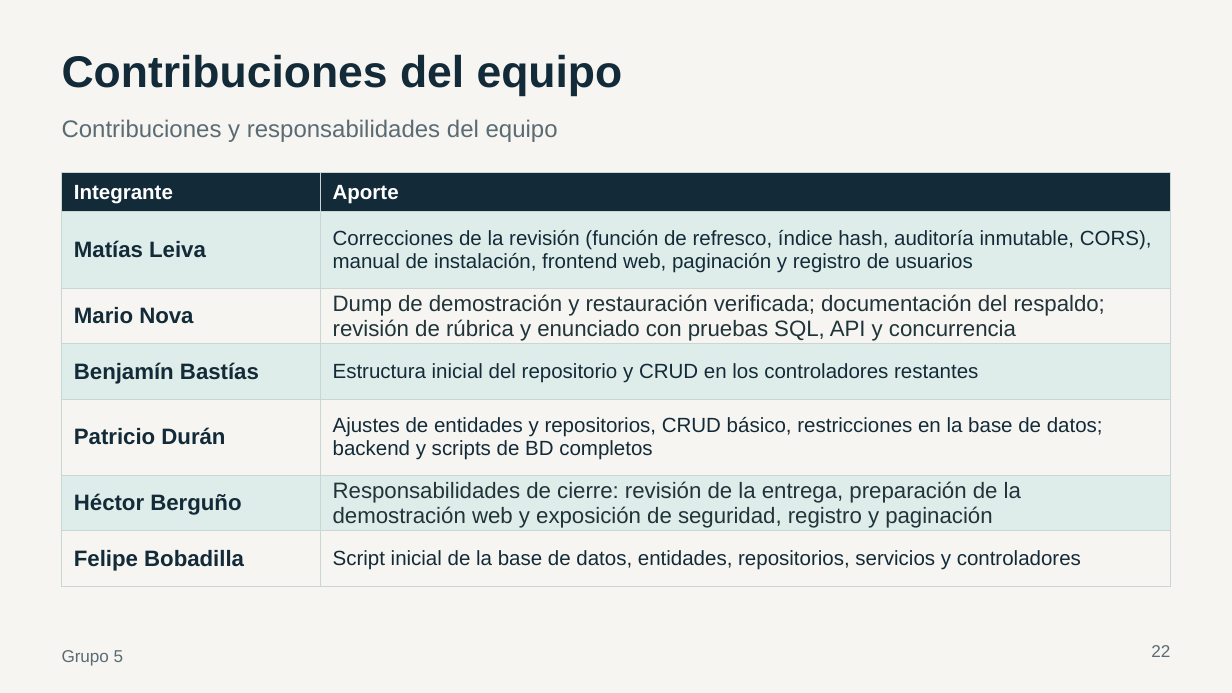
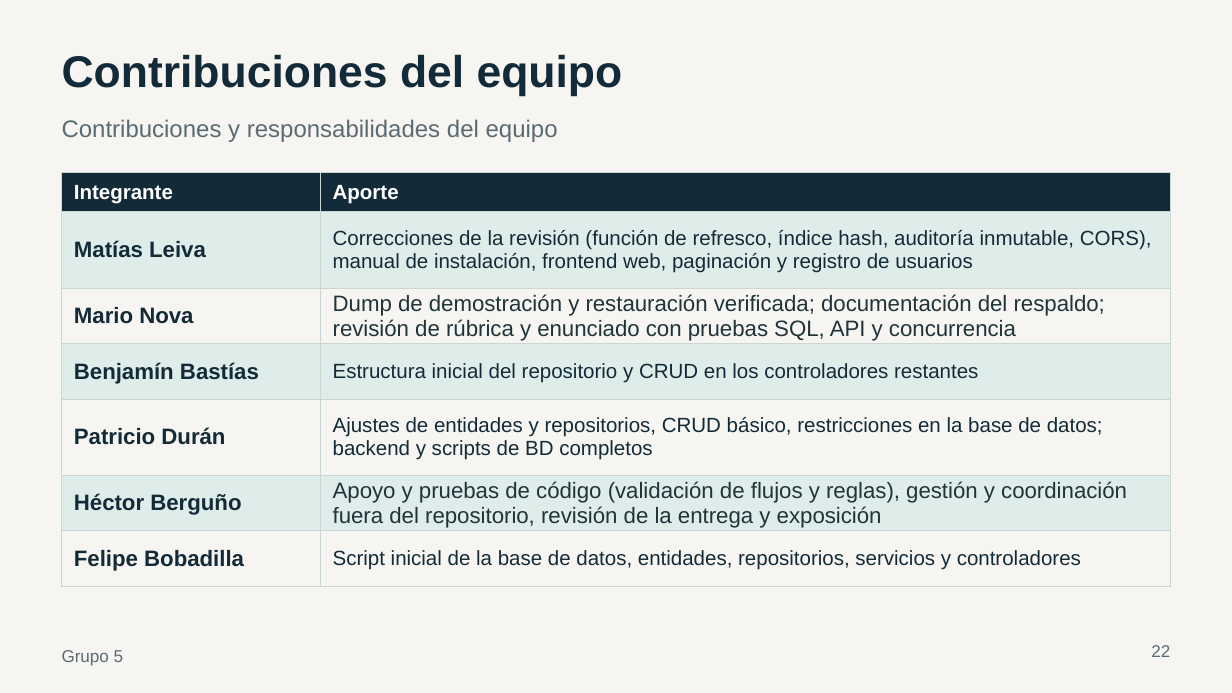
Before and after one commit to bbastias7/Laboratorio-1-BDA, a slide deck: slide 22 of presentacion/Grupo5_Logistica.pptx. Drawn at 1232x693 pixels with LibreOffice and Linux fonts; fonts in the diff are those of the drawing. Boxes give left, top, right and bottom in pixels: in the first picture for what was removed or moved away, otherwise in the second. Text is boxed around its words. In the diff, an @@ line names an element or a change of style, - is before the commit and + after.

Commit message:
docs: agregar Javadoc/JSDoc y corregir anotaciones en controladores y servicios
- Agregar Javadoc a PaqueteService, ReporteService y RegistroService
- Agregar Javadoc a PaqueteController con descripcion de clase
- Agregar JSDoc de modulo al cliente HTTP del frontend (http.js)
- Reemplazar @jakarta.validation.Valid redundante por @Valid en PaqueteController, RutaController y RepartidorController
- Corregir tipo de retorno de deleteRuta y deleteRepartidor a ResponseEntity<Void>
- Agregar import de jakarta.validation.Valid en RepartidorController
- Actualizar guion y diapositivas de la presentacion

```diff
--- a/presentacion/Grupo5_Logistica.pptx
+++ b/presentacion/Grupo5_Logistica.pptx
@@ table at (x1=62, y1=172, x2=1170, y2=575) @@
-row 6, column 2: Responsabilidades de cierre: revisión de la entrega, preparación de la demostración web y exposición de seguridad, registro y paginación
+row 6, column 2: Apoyo y pruebas de código (validación de flujos y reglas), gestión y coordinación fuera del repositorio, revisión de la entrega y exposición
```
Also in this commit, not shown: 9 other files.
